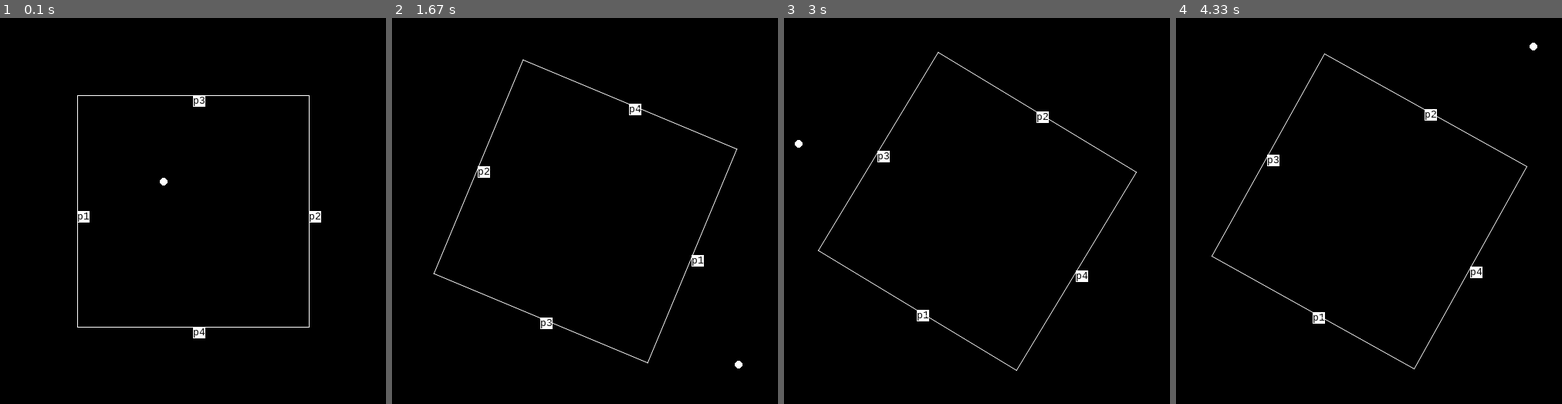
Above: before the commit, frames 1-4 (left to right).
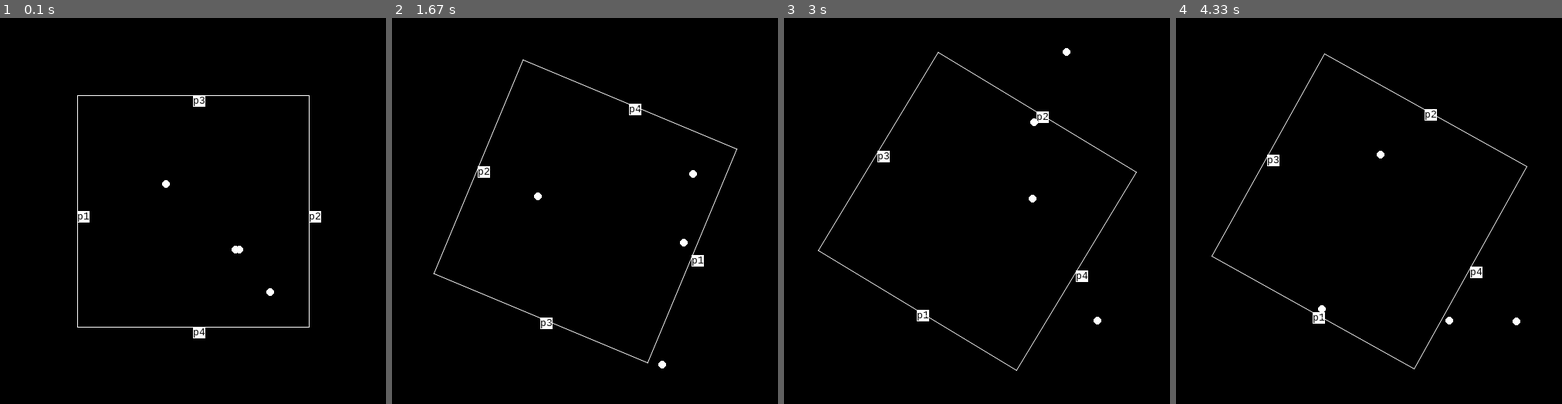
Above: after the commit, the same moments.

Repository: osa1/pygame-playground
Game: pygame game, started from fiz2.py
The game is run twice, just before and just after one commit, with the same random seed, the same clock (stepped at 60 frames per second) and the same inputs. The source is Python 2; it was converted automatically to run under Python 3.
Inputs (mouse positions are in pixels of both pictures, inside the frame that each line leads up to):
- Up to frame 1 (0.1 s): no input
- Up to frame 2 (1.67 s): move the mouse to (569, 226) at 0.37 s; move the mouse to (492, 214) at 0.87 s; move the mouse to (642, 75) at 1.2 s
- Up to frame 3 (3 s): move the mouse to (984, 79) at 1.7 s; move the mouse to (980, 253) at 2.27 s; move the mouse to (1077, 272) at 2.6 s
- Up to frame 4 (4.33 s): move the mouse to (1469, 176) at 3.03 s; move the mouse to (1507, 180) at 3.43 s; move the mouse to (1504, 288) at 4.1 s

The runs differ from the first frame. In frame 1, 0.1% of the frame differs, in the area x 41-71%, y 41-72%; in frame 2, 0.2%, in the area x 36-91%, y 39-91%; in frame 3, 0.1%; in frame 4, 0.2%.

Commit message:
cross_product() fail

Diff:
--- a/fiz2.py
+++ b/fiz2.py
@@ -44,8 +44,8 @@
     """
     return [v[0]-SCREENX/2, SCREENY/2-v[1]]
 
-konumlar = [[200, 200]]
-hizlar = [[3, 3]]
+konumlar = [[200, 200], [300, 300], [300, 300],[350, 350]]
+hizlar = [[3, 3], [2, 0], [1, 0], [0, 1]]
 
 
 screen = pygame.display.set_mode((SCREENX, SCREENY), 0, 32)
@@ -65,6 +65,8 @@
 p2t = font.render('p2', True, (0, 0, 0), BEYAZ)
 p3t = font.render('p3', True, (0, 0, 0), BEYAZ)
 p4t = font.render('p4', True, (0, 0, 0), BEYAZ)
+
+
 while running:
     for event in pygame.event.get():
         if event.type == pygame.QUIT or event.type == pygame.MOUSEBUTTONDOWN:
@@ -140,24 +142,22 @@
         vm4 = konum_vektor - Vector(m4)
         #print (vm1*vm1.dot_product(m1b)).length
         #print vm1
-        if abs((vm1.get_unit_vector()*vm1.dot_product(m1b)).length) < 5:
+        if abs((m1b*vm1.dot_product(m1b)).length) < 5:
             v_hiz = Vector((hiz[0], -hiz[1]))
             ref_v = v_hiz - m1b*2*(v_hiz.dot_product(m1b))
             hiz[0] = ref_v[0]
             hiz[1] = -ref_v[1]
-        if abs((vm2.get_unit_vector()*vm2.dot_product(m2b)).length) < 5:
+        if abs((m2b*vm2.dot_product(m2b)).length) < 5:
             v_hiz = Vector((hiz[0], -hiz[1]))
             ref_v = v_hiz - m2b*2*(v_hiz.dot_product(m2b))
             hiz[0] = ref_v[0]
             hiz[1] = -ref_v[1]
-            pass
-        if abs((vm3.get_unit_vector()*vm3.dot_product(m3b)).length) < 5:
+        if abs((m3b*vm3.dot_product(m3b)).length) < 5:
             v_hiz = Vector((hiz[0], -hiz[1]))
             ref_v = v_hiz - m3b*2*(v_hiz.dot_product(m3b))
             hiz[0] = ref_v[0]
             hiz[1] = -ref_v[1]
-            pass
-        if abs((vm4.get_unit_vector()*vm4.dot_product(m4b)).length) < 5:
+        if abs((m4b*vm4.dot_product(m4b)).length) < 5:
             v_hiz = Vector((hiz[0], -hiz[1]))
             ref_v = v_hiz - m4b*2*(v_hiz.dot_product(m4b))
             hiz[0] = ref_v[0]
@@ -167,5 +167,5 @@
         pygame.draw.circle(screen, BEYAZ, konum, YARICAP)
 
 
-    clock.tick(50)
+    clock.tick(60)
     pygame.display.flip()
--- a/vector.py
+++ b/vector.py
@@ -53,17 +53,11 @@
     def dot_product(self, v):
         return self[0] * v[0] + self[1] * v[1]
 
-    def cross_product(self, v):
-        return Vector(self[0] * v[0], self[1] * v[1])
-
     def get_unit_vector(self):
         return Vector(self.x / self.length, self.y / self.length)
 
     def dik_vektor(self):
         return [[self[1], -self[0]], [-self[1], self[0]]]
-
-def cross_product(v1, v2):
-    return Vector(v1[0] * v2[0], v1[1] * v2[1])
 
 def dot_product(v1, v2):
     return v1[0] * v2[0] + v1[1] * v2[1]
